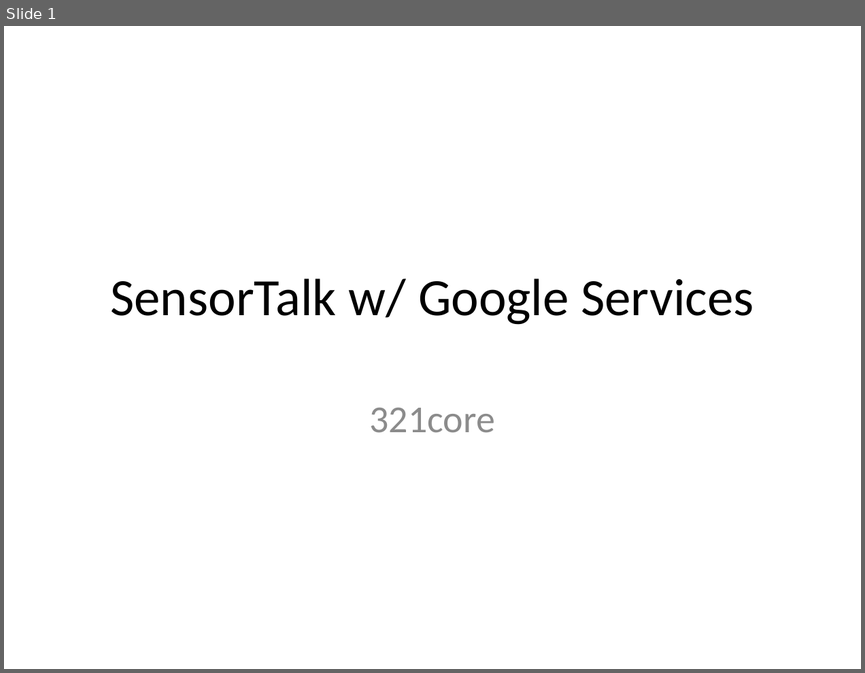
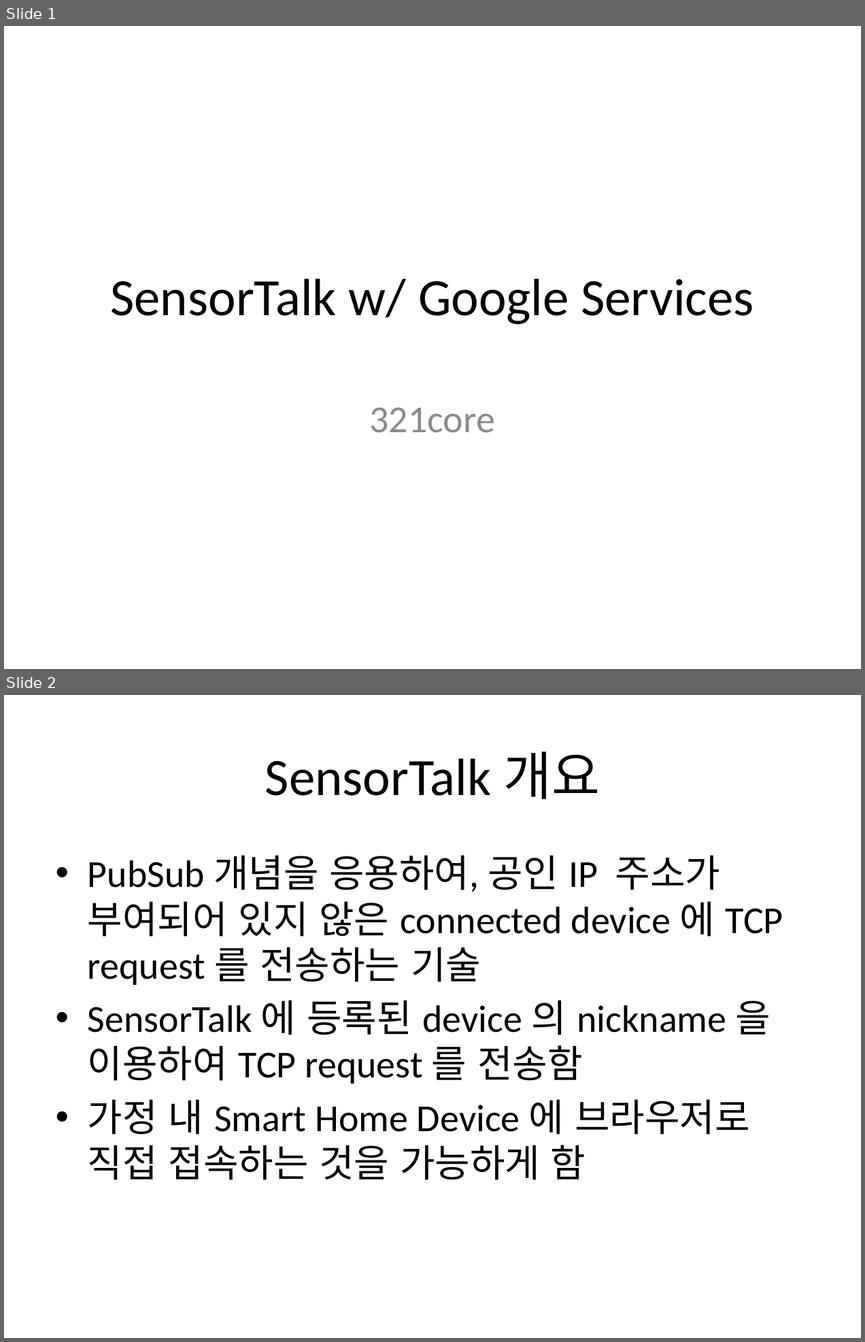
Before and after one commit to 321core/STALK, a slide deck: doc/SensorTalk_Google 서비스 비교.pptx. Shown one above the other, each under a label of ours: slide 1 before the commit, slides 1 and 2 after it. The pictures are 865x673 and 865x1342 pixels, drawn with LibreOffice and Linux fonts; fonts in the diff are those of the drawing. Boxes give left, top, right and bottom in pixels: in the first picture for what was removed or moved away, otherwise in the second. Text is boxed around its words. In the diff, an @@ line names an element or a change of style, - is before the commit and + after.

Commit message:
add document comparing against google services.

```diff
--- a/doc/SensorTalk_Google 서비스 비교.pptx
+++ b/doc/SensorTalk_Google 서비스 비교.pptx
@@ slide 2 added at (4, 695, 861, 1338), background #FFFFFF @@
@@ title added at (265, 751, 600, 799), 44 pt, text #000000 @@
+SensorTalk 개요
@@ text added at (88, 855, 783, 1180), 32 pt, text #000000 @@
+• PubSub 개념을 응용하여, 공인 IP 주소가 부여되어 있지 않은 connected device 에 TCP request 를 전송하는 기술
+• SensorTalk 에 등록된 device 의 nickname 을 이용하여 TCP request 를 전송함
+• 가정 내 Smart Home Device 에 브라우저로 직접 접속하는 것을 가능하게 함
```
